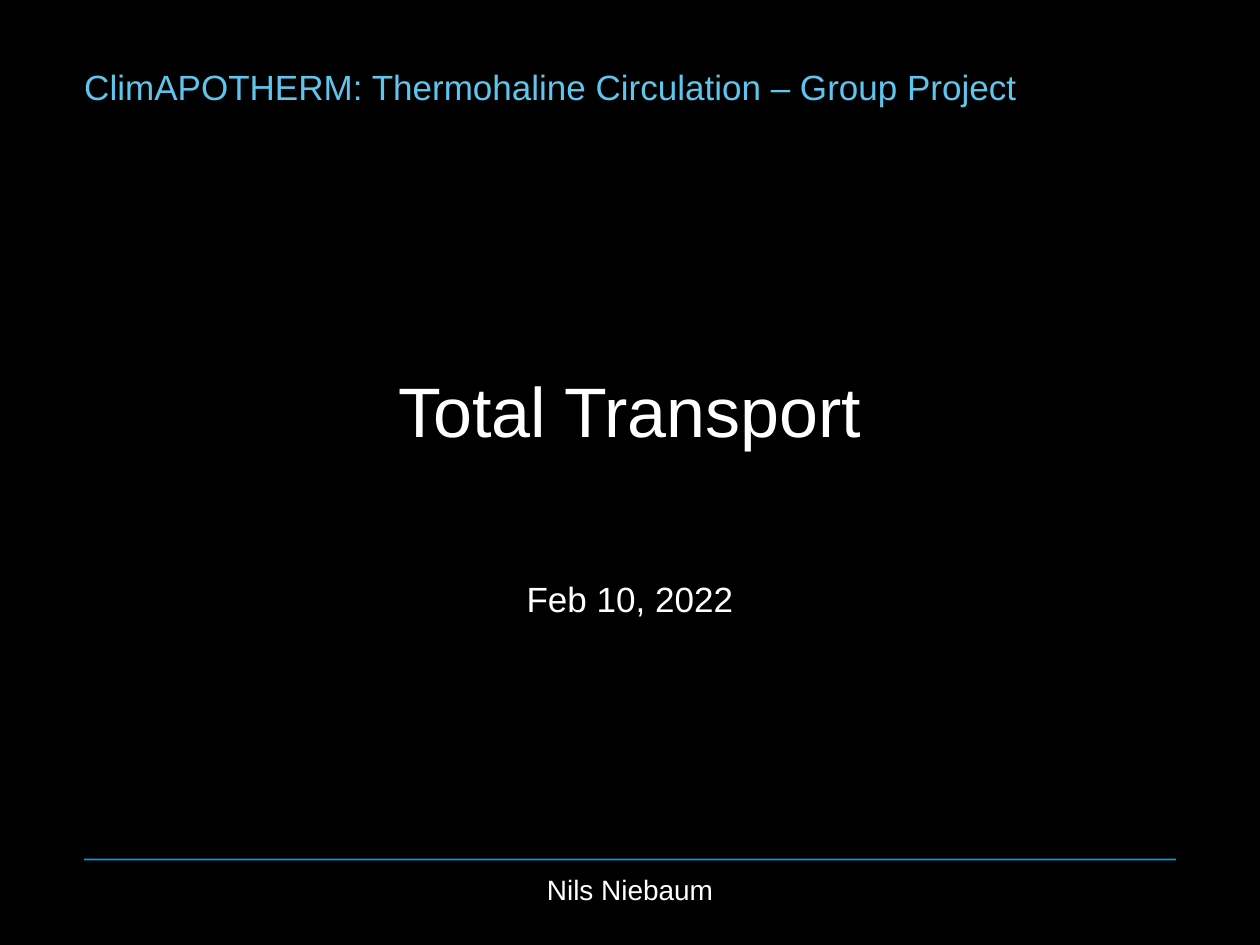
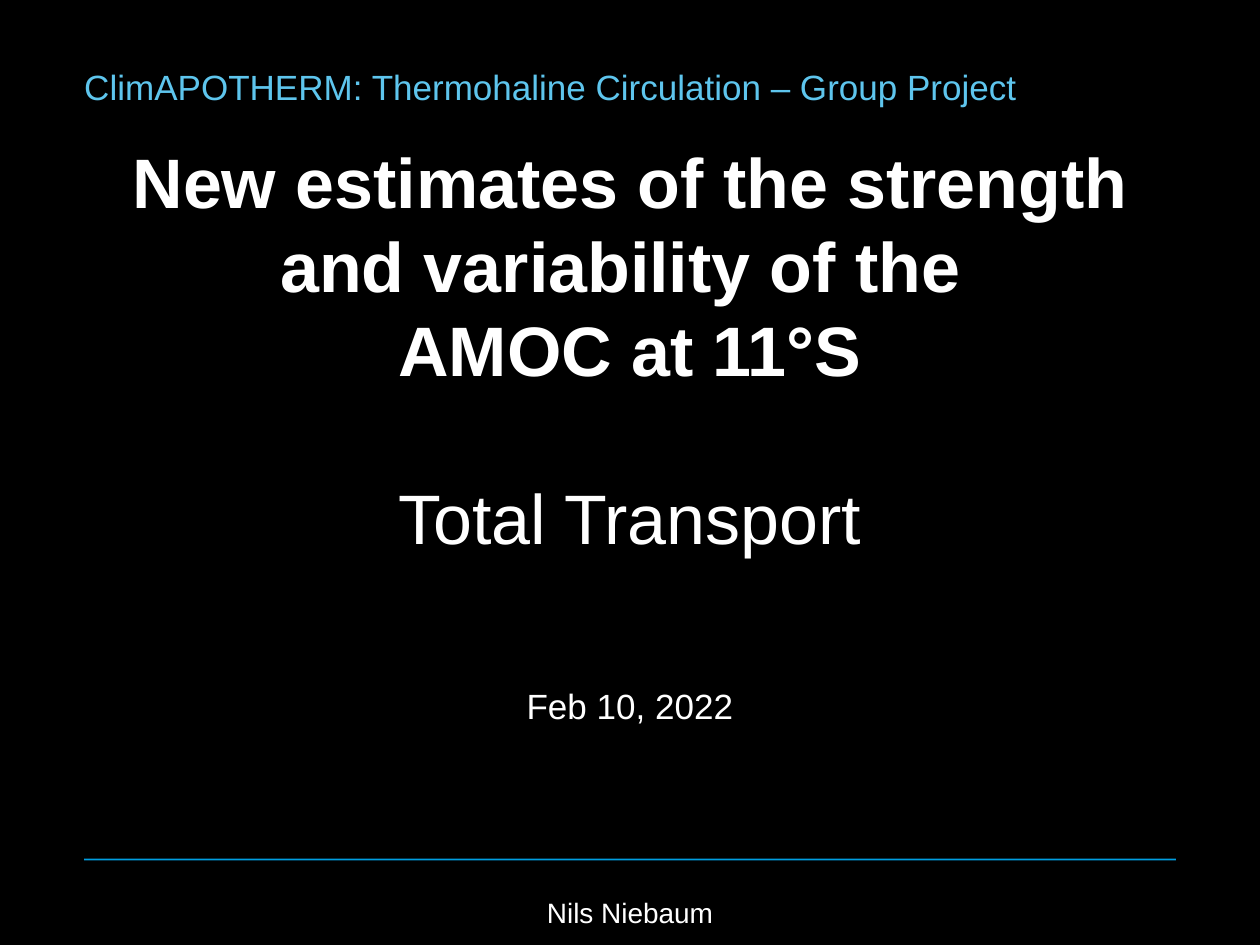
Before and after one commit to nilsnevertree/ApothermGroupProject, a slide deck: slide 1 of Thermo_Group_Project.pptx. Drawn at 1260x945 pixels with LibreOffice and Linux fonts; fonts in the diff are those of the drawing; background and template pictures are left out. Boxes give left, top, right and bottom in pixels: in the first picture for what was removed or moved away, otherwise in the second. Text is boxed around its words. In the diff, an @@ line names an element or a change of style, - is before the commit and + after.

```diff
--- a/Thermo_Group_Project.pptx
+++ b/Thermo_Group_Project.pptx
@@ title at [133,157,1127,924]: text changed; bold on @@
-Total Transport
-Feb 10, 2022
-Nils Niebaum
+New estimates of the strength and variability of the
+AMOC at 11°S
+Total Transport
+Feb 10, 2022
+Nils Niebaum
```
Also in this commit, not shown: 3 other slides changed, 7 other files.
